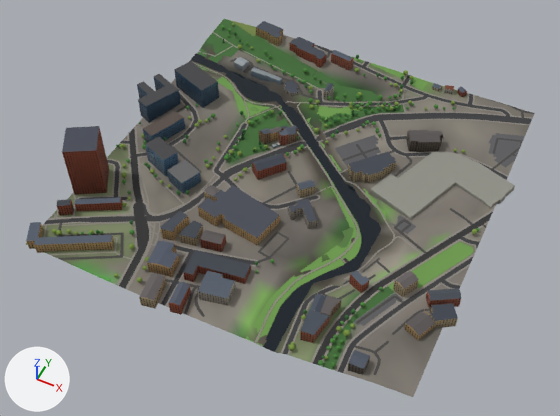
What one commit did to the glTF model glasgow-subway/data/city/city_8_1.glb.
One viewpoint serves both versions: a 50 mm camera at (950.0, 1100.0, 781.0) aimed at (651.0, 1698.0, 33.0). The axes (+X, +Y, +Z) are drawn at lower left. The lights are the same throughout. The first picture is the older version. Where no turn or scale is listed for an object, it has been applied to the vertices. Vertices at exactly the same position are counted once.

In view in the first picture: 'buildings_8_1', 'green_8_1', 'roads_8_1', 'terrain_8_1', 'water_8_1' and 1 more.
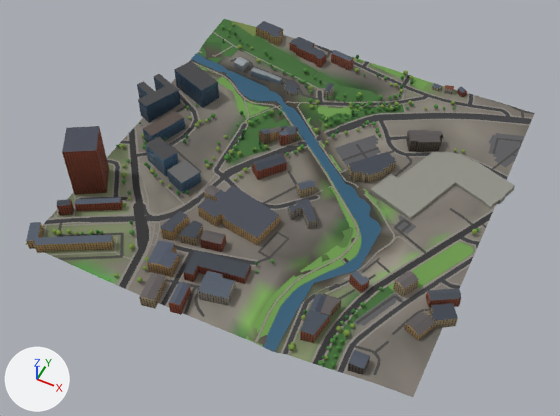
Edits to the bpy script that builds the scene:
```text
Change mat_mat_water:
    where n2 = _N.new('ShaderNodeMix'); n2.name = 'Mix'
    n2.inputs[7].default_value: (0.0331, 0.0946, 0.133, 1.0) -> (0.787, 0.89, 1.0, 1.0)  # 'B', dark cyan #335766 -> 'B', pale blue #e5f2ff
Change me_water_8_1:
    where me_water_8_1.from_pydata(...)  # 186 vertices, 184 faces; spans x -199.0..199.0, y -207.0..207.0, z -5.0..5.0
    used by ob_water_8_1; location = (599.0, 1707.0, 45.0)
    me_water_8_1 part 1: 184 faces centred in x -198.0..197.0, y -201.0..205.0, z -4.0..4.0 are repainted in the vertex colours; the middle colour goes from dark blue #2a4d5c to dark blue #326076
```

Location of each change, [x1, y1, x2, y2] in pixels of the pictures (560 x 416 px):
'water_8_1', surface changed, recoloured: [191, 53, 381, 353] in both
